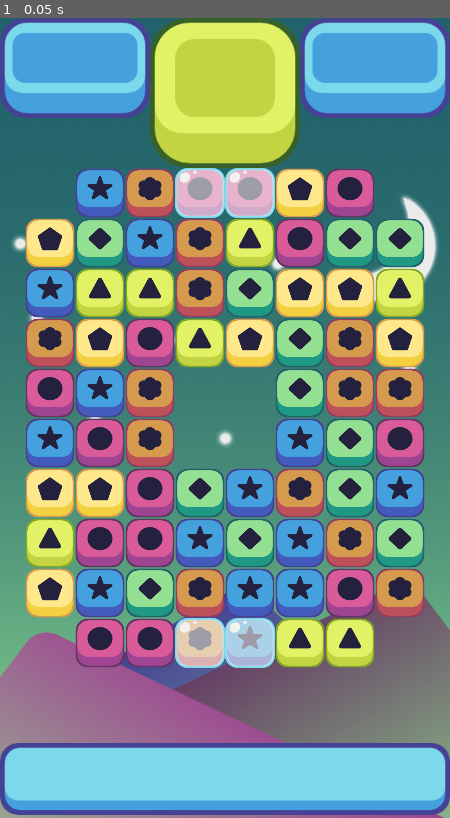
Above: before the commit, frame 1.
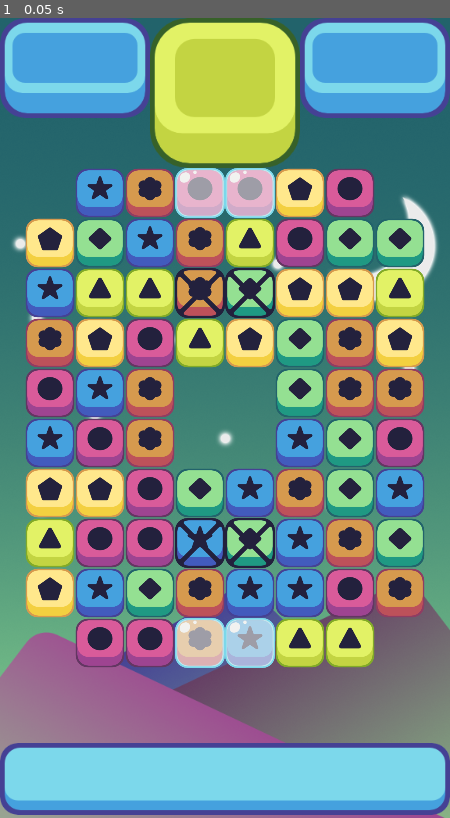
Above: after the commit, the same moment.

Repository: dionsradio/macth3_demo
Game: Godot game, scene res://scenes/game.tscn
Two runs of this game, one before a commit and one after it. Both use one fixed random seed, a clock stepped at 60 frames per second and the inputs below.
Inputs:
- Up to frame 1 (0.05 s): no input

The runs differ from the first frame. In frame 1, 0.9% of the frame differs, in the area x 38-62%, y 31-69%.

Commit message:
*add* licorice

Diff:
--- a/scenes/game.tscn
+++ b/scenes/game.tscn
@@ -1,10 +1,11 @@
-[gd_scene load_steps=6 format=3 uid="uid://bb36smvbrxns7"]
+[gd_scene load_steps=7 format=3 uid="uid://bb36smvbrxns7"]
 
 [ext_resource type="Texture2D" uid="uid://dnwohqo8tt7sy" path="res://art/background 2.png" id="1_hyguy"]
 [ext_resource type="Texture2D" uid="uid://swgrlufxmqhv" path="res://art/Top UI v 2.png" id="2_d3fie"]
 [ext_resource type="Texture2D" uid="uid://but8fxtxygqiy" path="res://art/Bottom UI v 2.png" id="3_nd027"]
 [ext_resource type="Script" path="res://scripts/grid.gd" id="4_e21qk"]
 [ext_resource type="Script" path="res://scripts/ice_holder.gd" id="5_j5gfv"]
+[ext_resource type="Script" path="res://scripts/lock_holder.gd" id="6_vgu5m"]
 
 [node name="game_window" type="Node2D"]
 
@@ -34,6 +35,7 @@
 y_offset = 5
 empty_spaces = PackedVector2Array(0, 0, 7, 0, 0, 9, 7, 9, 3, 4, 4, 4, 3, 5, 4, 5)
 ice_spaces = PackedVector2Array(3, 0, 4, 0, 3, 9, 4, 9)
+lock_spaces = PackedVector2Array(3, 2, 4, 2, 3, 7, 4, 7)
 
 [node name="destroy_timer" type="Timer" parent="."]
 wait_time = 0.1
@@ -50,8 +52,14 @@
 [node name="ice_holder" type="Node2D" parent="."]
 script = ExtResource("5_j5gfv")
 
+[node name="lock_holder" type="Node2D" parent="."]
+script = ExtResource("6_vgu5m")
+
 [connection signal="damage_ice" from="grid" to="ice_holder" method="_on_grid_damage_ice"]
+[connection signal="damage_lock" from="grid" to="lock_holder" method="_on_grid_damage_lock"]
 [connection signal="make_ice" from="grid" to="ice_holder" method="_on_grid_make_ice"]
+[connection signal="make_lock" from="grid" to="lock_holder" method="_on_grid_make_lock"]
 [connection signal="timeout" from="destroy_timer" to="grid" method="_on_destroy_timer_timeout"]
 [connection signal="timeout" from="collapse_timer" to="grid" method="_on_collapse_timer_timeout"]
 [connection signal="timeout" from="refill_timer" to="grid" method="_on_refill_timer_timeout"]
+[connection signal="remove_lock" from="lock_holder" to="grid" method="_on_lock_holder_remove_lock"]
--- /dev/null
+++ b/scenes/licorice.gd
@@ -0,0 +1,11 @@
+extends Node2D
+
+@export var health: int;
+
+# Called when the node enters the scene tree for the first time.
+func _ready():
+	pass # Replace with function body.
+
+func take_damage(damage):
+	health -= damage
+	# Add damage effect here
--- /dev/null
+++ b/scenes/licorice.tscn
@@ -0,0 +1,11 @@
+[gd_scene load_steps=3 format=3 uid="uid://dij700j4sler3"]
+
+[ext_resource type="Script" path="res://scenes/licorice.gd" id="1_48ybw"]
+[ext_resource type="Texture2D" uid="uid://ccjps7uqllfkk" path="res://art/Obstacles/Locks.png" id="1_u01wn"]
+
+[node name="licorice" type="Node2D"]
+scale = Vector2(0.5, 0.5)
+script = ExtResource("1_48ybw")
+
+[node name="Sprite2D" type="Sprite2D" parent="."]
+texture = ExtResource("1_u01wn")
--- a/scripts/grid.gd
+++ b/scripts/grid.gd
@@ -14,10 +14,13 @@
 # Obstacle Stuff
 @export var empty_spaces: PackedVector2Array;
 @export var ice_spaces: PackedVector2Array;
-
-# Obstacle Signals
+@export var lock_spaces: PackedVector2Array;
+
+# Obstacle Signal
+signal make_ice
 signal damage_ice
-signal make_ice
+signal make_lock
+signal damage_lock
 
 # piece scenes
 var possible_pieces = [
@@ -50,6 +53,7 @@
 	all_pieces = make_2d_array()
 	spawn_pieces()
 	spawn_ice()
+	spawn_locks()
 	pass # Replace with function body.
 
 # Called every frame. 'delta' is the elapsed time since the previous frame.
@@ -72,6 +76,10 @@
 
 func restricted_fill(place):
 	return is_in_array(empty_spaces, place)
+
+func restricted_move(place):
+	if is_in_array(lock_spaces, place):
+		return true
 
 func is_in_array(array, item):
 	for i in array.size():
@@ -99,6 +107,10 @@
 	for i in ice_spaces.size():
 		emit_signal("make_ice", ice_spaces[i])
 
+func spawn_locks():
+	for i in lock_spaces.size():
+		emit_signal("make_lock", lock_spaces[i])
+
 # check match at specific location
 func match_at(column, row, color):
 	if column >= 2:
@@ -141,17 +153,19 @@
 func swap_pieces(column, row, direction, _find_matched=true):
 	var first_piece = all_pieces[column][row]
 	var other_piece = all_pieces[column + direction.x][row + direction.y]
-	all_pieces[column][row] = other_piece
-	all_pieces[column + direction.x][row + direction.y] = first_piece
+
 	if first_piece != null&&other_piece != null:
-		store_info(first_piece, other_piece, Vector2(column, row), direction)
-		state = wait
-		first_piece.move(grid_to_pixel(column + direction.x, row + direction.y))
-		other_piece.move(grid_to_pixel(column, row))
-		if _find_matched:
-			find_matches()
-		else:
-			state = move;
+		if !restricted_move(Vector2(column, row))&&!restricted_move(Vector2(column, row) + direction):
+			store_info(first_piece, other_piece, Vector2(column, row), direction)
+			state = wait
+			all_pieces[column][row] = other_piece
+			all_pieces[column + direction.x][row + direction.y] = first_piece
+			first_piece.move(grid_to_pixel(column + direction.x, row + direction.y))
+			other_piece.move(grid_to_pixel(column, row))
+			if _find_matched:
+				find_matches()
+			else:
+				state = move;
 
 func store_info(last_piece, other_piece, place, direction):
 	piece_one = last_piece;
@@ -235,12 +249,16 @@
 		for j in height:
 			if all_pieces[i][j] != null:
 				if all_pieces[i][j].matched:
-					emit_signal("damage_ice", Vector2(i, j))
+					damage_specical(i, j)
 					destroyed = true
 					all_pieces[i][j].queue_free()
 					all_pieces[i][j] = null
 	if destroyed == true:
-		get_parent().get_node("collapse_timer").start();
+		get_parent().get_node("collapse_timer").start()
+
+func damage_specical(column, row):
+	emit_signal("damage_ice", Vector2(column, row))
+	emit_signal("damage_lock", Vector2(column, row))
 
 func refill_columns():
 	for i in width:
@@ -279,3 +297,8 @@
 func _on_refill_timer_timeout():
 	print("_on_refill_timer_timeout");
 	refill_columns();
+
+func _on_lock_holder_remove_lock(place):
+	for i in range(lock_spaces.size() - 1, -1, -1):
+		if lock_spaces[i] == place:
+			lock_spaces.remove_at(i)
--- /dev/null
+++ b/scripts/lock_holder.gd
@@ -0,0 +1,44 @@
+extends Node2D
+
+var lock_pieces = [];
+var width = 8;
+var height = 10;
+var lock = preload ("res://scenes/licorice.tscn")
+
+signal remove_lock
+
+func make_2d_array():
+	var array = []
+	for i in width:
+		array.append([])
+		for j in height:
+			array[i].append(null)
+	return array;
+
+# Called when the node enters the scene tree for the first time.
+func _ready():
+	#lock_pieces = make_2d_array()
+	pass
+
+# Called every frame. 'delta' is the elapsed time since the previous frame.
+func _process(delta):
+	pass
+
+func _on_grid_make_lock(board_position):
+	print("_on_grid_make_lock")
+	if lock_pieces.size() == 0:
+		lock_pieces = make_2d_array()
+	var current = lock.instantiate()
+	add_child(current)
+	current.position = Vector2(board_position.x * 64 + 64, -board_position.y * 64 + 800)
+	lock_pieces[board_position.x][board_position.y] = current
+
+func _on_grid_damage_lock(board_position):
+	print("_on_grid_damage_lock:",board_position)
+	var lock_piece = lock_pieces[board_position.x][board_position.y]
+	if lock_piece != null:
+		lock_piece.take_damage(1)
+		if lock_piece.health <= 0:
+			lock_piece.queue_free()
+			lock_pieces[board_position.x][board_position.y] = null
+			emit_signal("remove_lock", board_position)
